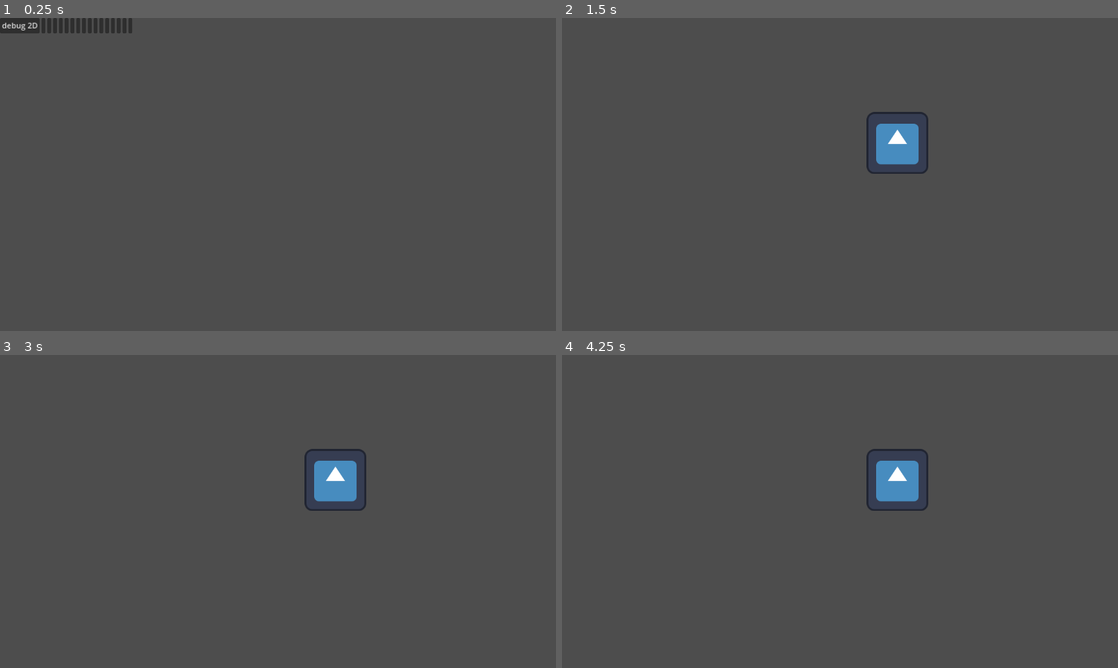
Above: before the commit, frames 1-4 (two rows, left to right).
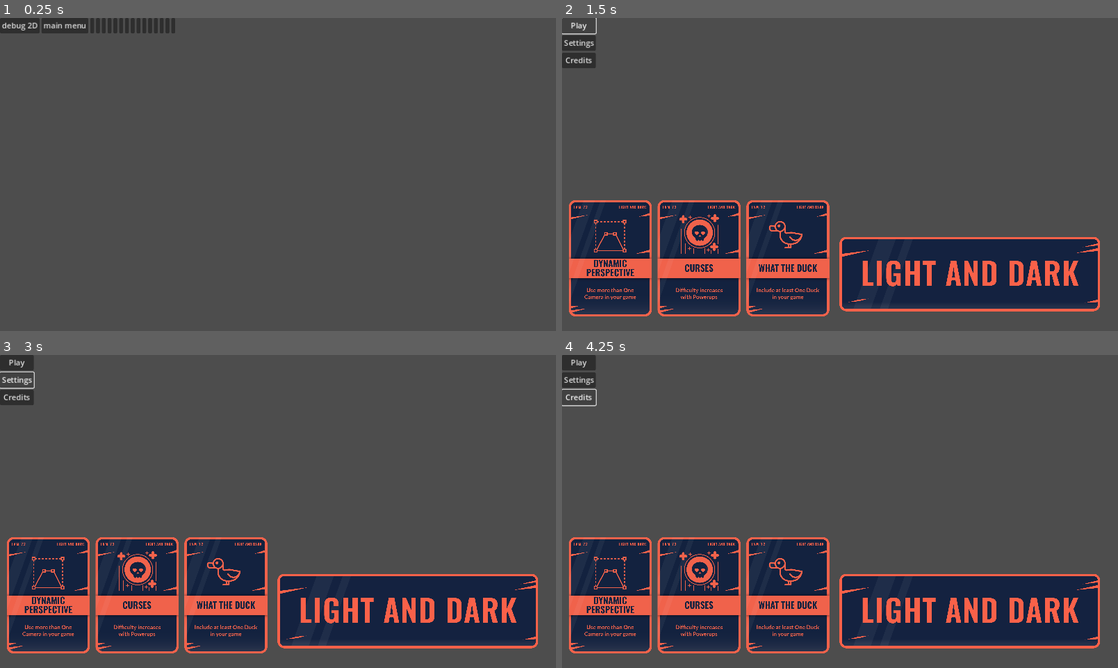
Above: after the commit, the same moments.

Repository: Where-is-my-input/Godot-Wild-Jam--72
Game: Godot game, scene res://system/debug.tscn
Two runs of this game, one before a commit and one after it. Both use one fixed random seed, a clock stepped at 60 frames per second and the inputs below. The engine's default icon, where the game draws it, is replaced by a stand-in: a white triangle on a blue panel in a dark square.
Inputs (mouse positions are in pixels of both pictures, inside the frame that each line leads up to; where the layout moved, square brackets give the same spot in the first picture):
- Up to frame 1 (0.25 s): no input
- Up to frame 2 (1.5 s): click (628, 24) [606, 24] at 0.5 s; click "debug 2D" (after the commit: "Play") at 1.25 s
- Up to frame 3 (3 s): click (16, 361) at 2 s, where only the run after the commit has a clickable "Play"; click (16, 380) at 2.75 s, where only the run after the commit has a clickable "Settings"
- Up to frame 4 (4.25 s): click (578, 398) at 3.5 s, where only the run after the commit has a clickable "Credits"

The runs differ from the first frame. In frame 1, 0.7% of the frame differs, in the area x 7-32%, y 0-5%; in frame 2, 30%; in frame 3, 30%, in the area x 0-97%, y 0-96%; in frame 4, 30%.

Commit message:
debug main menu

Diff:
--- a/system/debug.gd
+++ b/system/debug.gd
@@ -2,3 +2,7 @@
 
 func _on_button_pressed():
 	get_tree().change_scene_to_file("res://system/debu_2d.tscn")
+
+
+func _on_button_2_pressed():
+	get_tree().change_scene_to_file("res://UI/main_menu.tscn")
--- a/system/debug.tscn
+++ b/system/debug.tscn
@@ -28,6 +28,7 @@
 
 [node name="Button2" type="Button" parent="Container/BoxContainer"]
 layout_mode = 2
+text = "main menu"
 
 [node name="Button3" type="Button" parent="Container/BoxContainer"]
 layout_mode = 2
@@ -75,3 +76,4 @@
 layout_mode = 2
 
 [connection signal="pressed" from="Container/BoxContainer/Button" to="." method="_on_button_pressed"]
+[connection signal="pressed" from="Container/BoxContainer/Button2" to="." method="_on_button_2_pressed"]
Not shown: 3 places in UI/main_menu.tscn that only renumber resources
